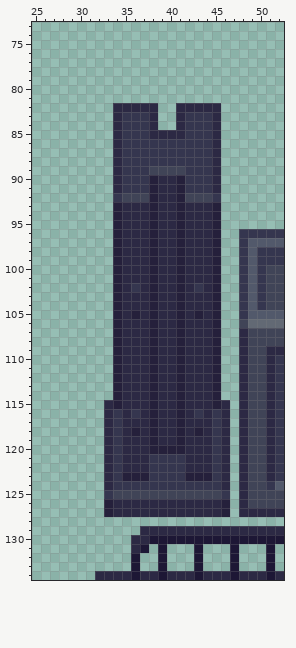
One commit to this pixel-art file: Assets/Sprites/Factory/Factory.aseprite. The picture above is the old version.
572x384 pixels, 1 frame. Colours within 5 levels of each other are drawn and written as one. Shown: x 25..52, y 73..134.
New version:
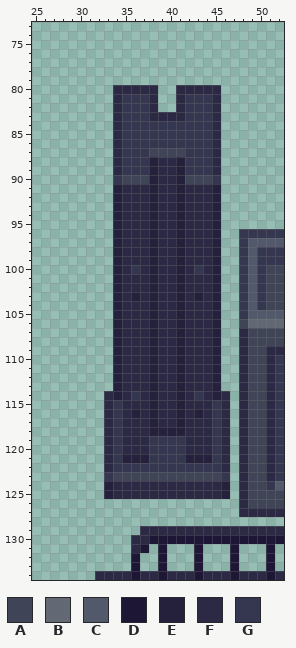
Palette (. is transparent): A #404457  B #626974  C #52596b  D #1d1735  E #25203b  F #2c2944  G #35364f
The edit:
{"where": "layer \"Flattened\""}
{"y":80,"x":34,"old":".....","new":"FFFFF"}
{"y":80,"x":41,"old":".....","new":"FFFFF"}
{"y":81,"x":34,"old":".....","new":"FGGGF"}
{"y":81,"x":41,"old":".....","new":"FGGGF"}
{"y":82,"x":35,"old":"FFF","new":"GGG"}
{"y":82,"x":42,"old":"FFF","new":"GGG"}
{"y":83,"x":39,"old":"..","new":"FF"}
{"y":84,"x":38,"old":"F..F","new":"GGGG"}
{"y":85,"x":38,"old":"FFFF","new":"GGGG"}
{"y":87,"x":38,"old":"GGGG","new":"AAAA"}
{"y":88,"x":38,"old":"GGGG","new":"EFFE"}
{"y":89,"x":38,"old":"AAAA","new":"EFFE"}
{"y":90,"x":34,"old":"FGGG","new":"GAAA"}
{"y":90,"x":42,"old":"GGGF","new":"AAAG"}
{"y":91,"x":34,"old":"FGGG","new":"EFFF"}
{"y":91,"x":42,"old":"GGGF","new":"FFFE"}
{"y":92,"x":34,"old":"GAAA","new":"EFFF"}
{"y":92,"x":42,"old":"AAAG","new":"FFFE"}
{"y":100,"x":36,"old":"F","new":"G"}
{"y":100,"x":43,"old":"F","new":"G"}
{"y":102,"x":36,"old":"G","new":"F"}
{"y":102,"x":43,"old":"G","new":"F"}
{"y":103,"x":36,"old":"F","new":"E"}
{"y":103,"x":43,"old":"F","new":"E"}
{"y":105,"x":36,"old":"E","new":"F"}
{"y":105,"x":43,"old":"E","new":"F"}
{"y":114,"x":33,"old":".","new":"F"}
{"y":114,"x":36,"old":"F","new":"G"}
{"y":114,"x":43,"old":"F","new":"G"}
{"y":114,"x":46,"old":".","new":"F"}
{"y":115,"x":34,"old":"E","new":"G"}
{"y":115,"x":45,"old":"E","new":"G"}
{"y":116,"x":36,"old":"G","new":"E"}
{"y":116,"x":43,"old":"G","new":"E"}
{"y":118,"x":36,"old":"E","new":"F"}
{"y":118,"x":39,"old":"FF","new":"EE"}
{"y":118,"x":43,"old":"E","new":"F"}
{"y":119,"x":38,"old":"EFFE","new":"GGGG"}
{"y":120,"x":38,"old":"EEEE","new":"GGGG"}
{"y":121,"x":35,"old":"FFF","new":"EEE"}
{"y":121,"x":42,"old":"FFF","new":"EEE"}
{"y":122,"x":35,"old":"FFF","new":"GGG"}
{"y":122,"x":42,"old":"FFF","new":"GGG"}
{"y":123,"x":33,"old":"FGEEEGGGGEEEGF","new":"GAAAAAAAAAAAAG"}
{"y":124,"x":33,"old":"FGGGGGGGGGGGGF","new":"EFFFFFFFFFFFFE"}
{"y":125,"x":33,"old":"GAAAAAAAAAAAAG","new":"EFFFFFFFFFFFFE"}
{"y":126,"x":33,"old":"EFFFFFFFFFFFFE","new":".............."}
{"y":127,"x":33,"old":"EFFFFFFFFFFFFE","new":".............."}
